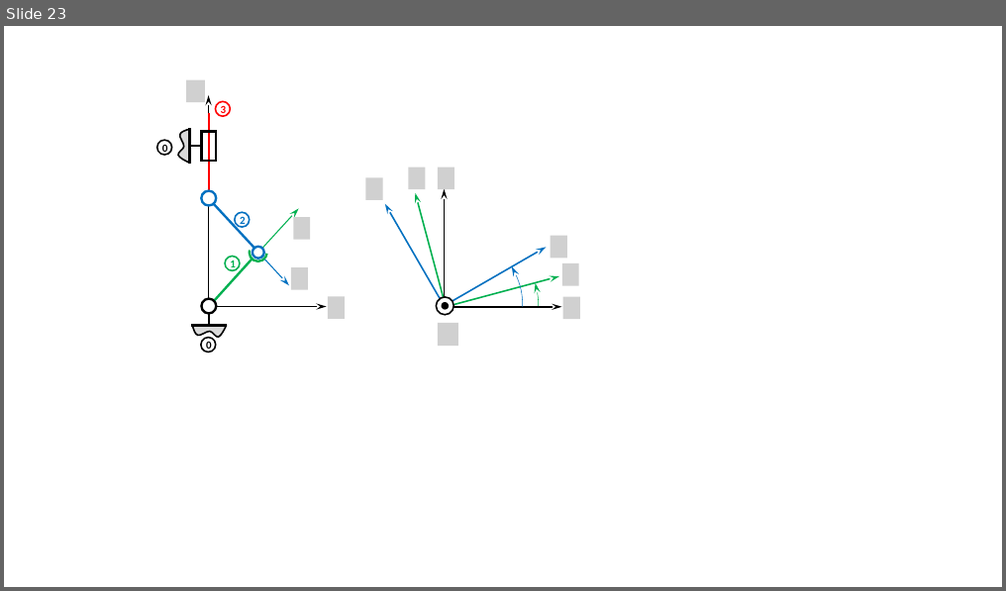
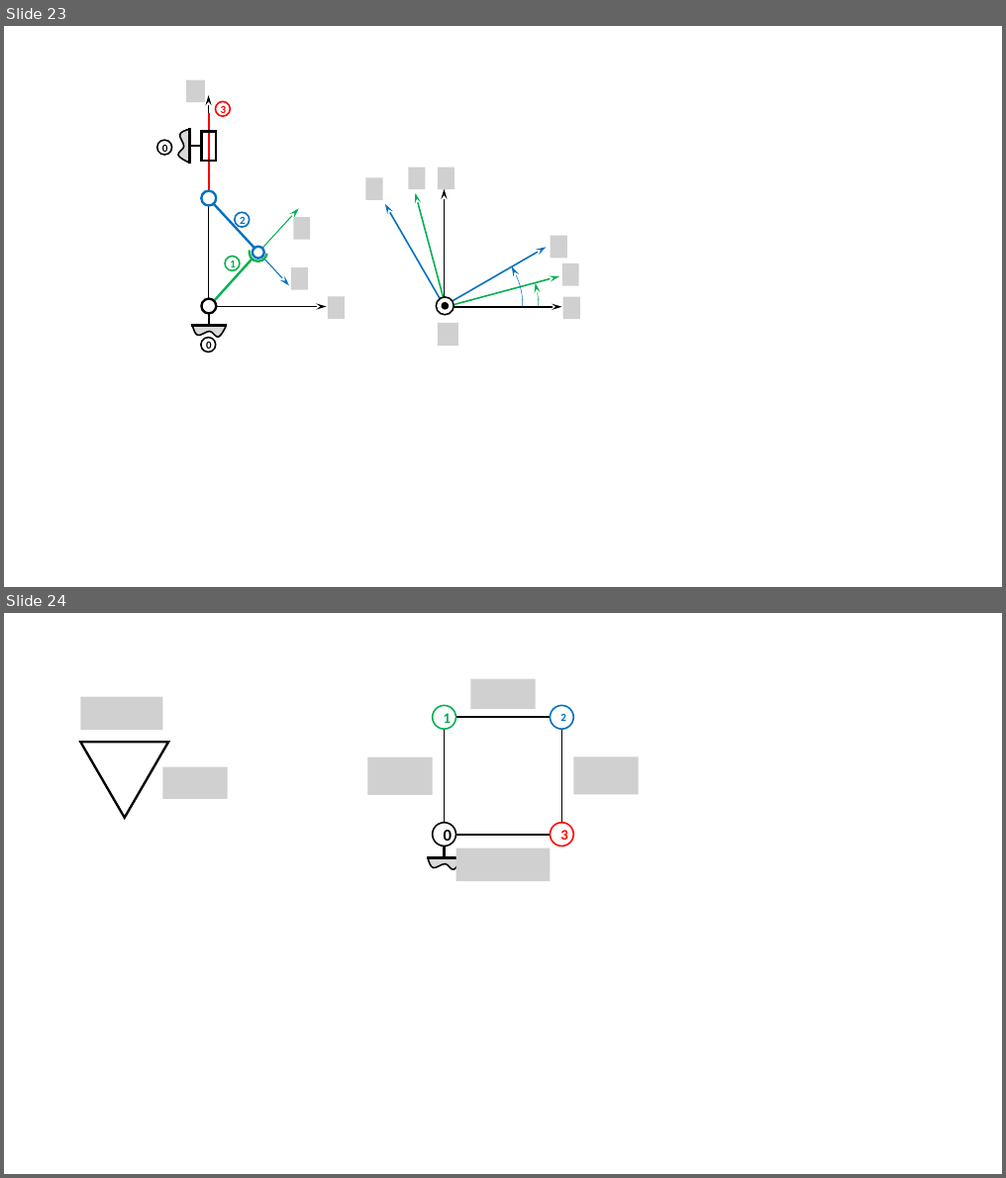
Before and after one commit to xpessoles/ExercicesCompetences, a slide deck: MecanismesDeBase/Figures.pptx. Shown one above the other, each under a label of ours: slide 23 before the commit, slides 23 and 24 after it. The pictures are 1006x591 and 1006x1178 pixels, drawn with LibreOffice and Linux fonts; fonts in the diff are those of the drawing; grey boxes stand for pictures; background and template pictures are left out. Boxes give left, top, right and bottom in pixels: in the first picture for what was removed or moved away, otherwise in the second. Text is boxed around its words. In the diff, an @@ line names an element or a change of style, - is before the commit and + after.

```diff
--- a/MecanismesDeBase/Figures.pptx
+++ b/MecanismesDeBase/Figures.pptx
@@ slide 24 added at (x1=4, y1=613, x2=1002, y2=1174), background #FFFFFF @@
@@ picture added at (x1=80, y1=697, x2=162, y2=730) @@
@@ picture added at (x1=470, y1=679, x2=536, y2=709) @@
@@ ellipse added at (x1=433, y1=706, x2=455, y2=729), fill #FFFFFF, outline #00B050 1.5 pt, 14 pt, text #00B050, bold @@
+1
@@ rectangle added at (x1=445, y1=717, x2=561, y2=835), fill #FFFFFF, outline #000000 1.5 pt @@
@@ ellipse added at (x1=549, y1=706, x2=573, y2=729), fill #FFFFFF, outline #0070C0 1.5 pt, 10.5 pt, text #0070C0, bold @@
+2
@@ triangle added at (x1=80, y1=742, x2=168, y2=817), outline #000000 2.25 pt @@
@@ picture added at (x1=368, y1=758, x2=433, y2=795) @@
@@ picture added at (x1=573, y1=757, x2=639, y2=794) @@
@@ picture added at (x1=162, y1=767, x2=228, y2=799) @@
@@ ellipse added at (x1=433, y1=823, x2=455, y2=846), fill #FFFFFF, outline #000000 1.5 pt, 16 pt, text #000000, bold @@
+0
@@ line added from (445, 847) to (445, 858), #000000 2.25 pt @@
@@ picture added at (x1=456, y1=848, x2=550, y2=881) @@
@@ ellipse added at (x1=549, y1=823, x2=573, y2=846), fill #FFFFFF, outline #FF0000 1.5 pt, 14 pt, text #FF0000, bold @@
+3
@@ line added from (462, 858) to (426, 858), #000000 2.25 pt @@
@@ freeform shape added at (x1=428, y1=858, x2=461, y2=869), fill #D9D9D9, outline #000000 1.5 pt @@
```
Also in this commit, not shown: 4 other files.
